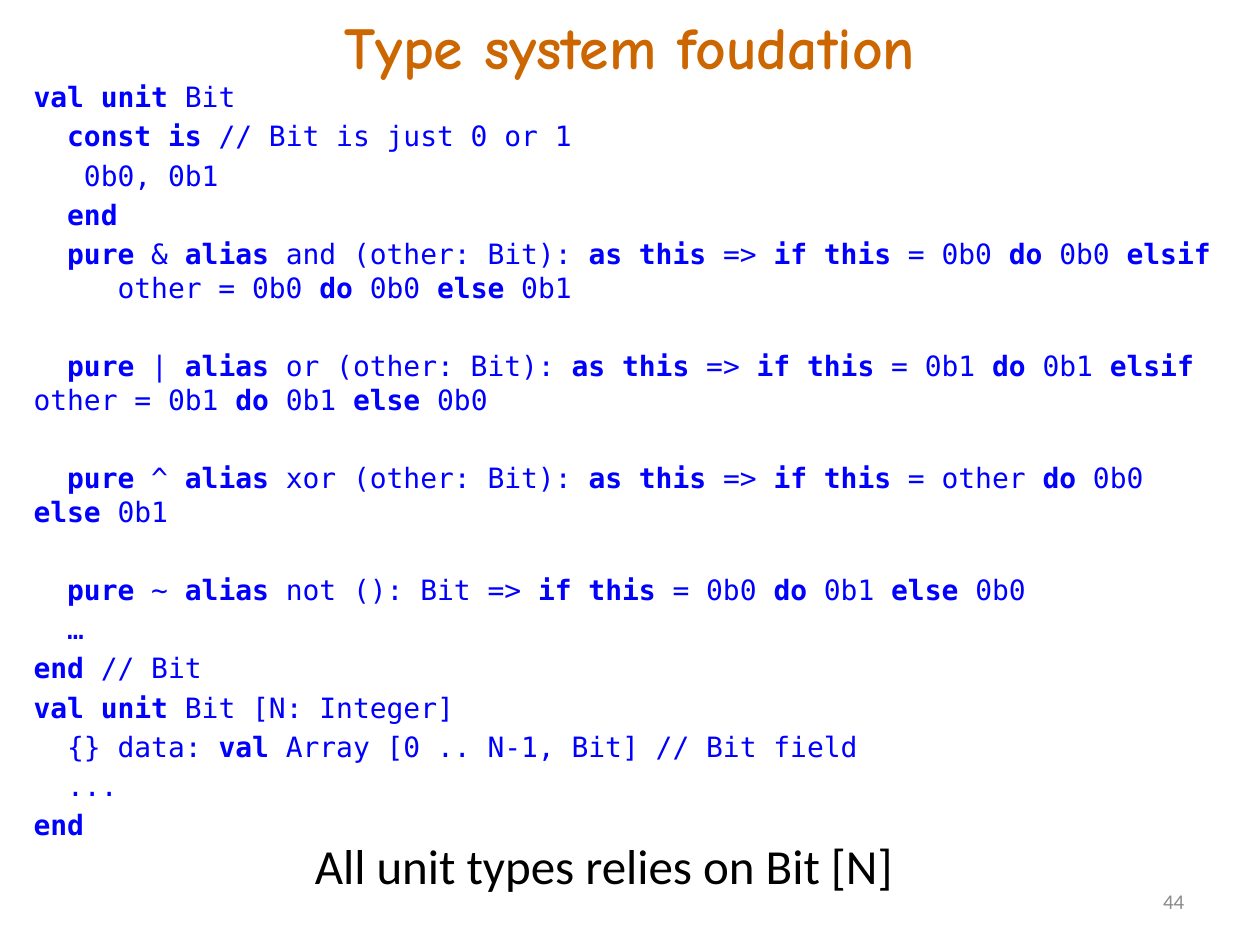
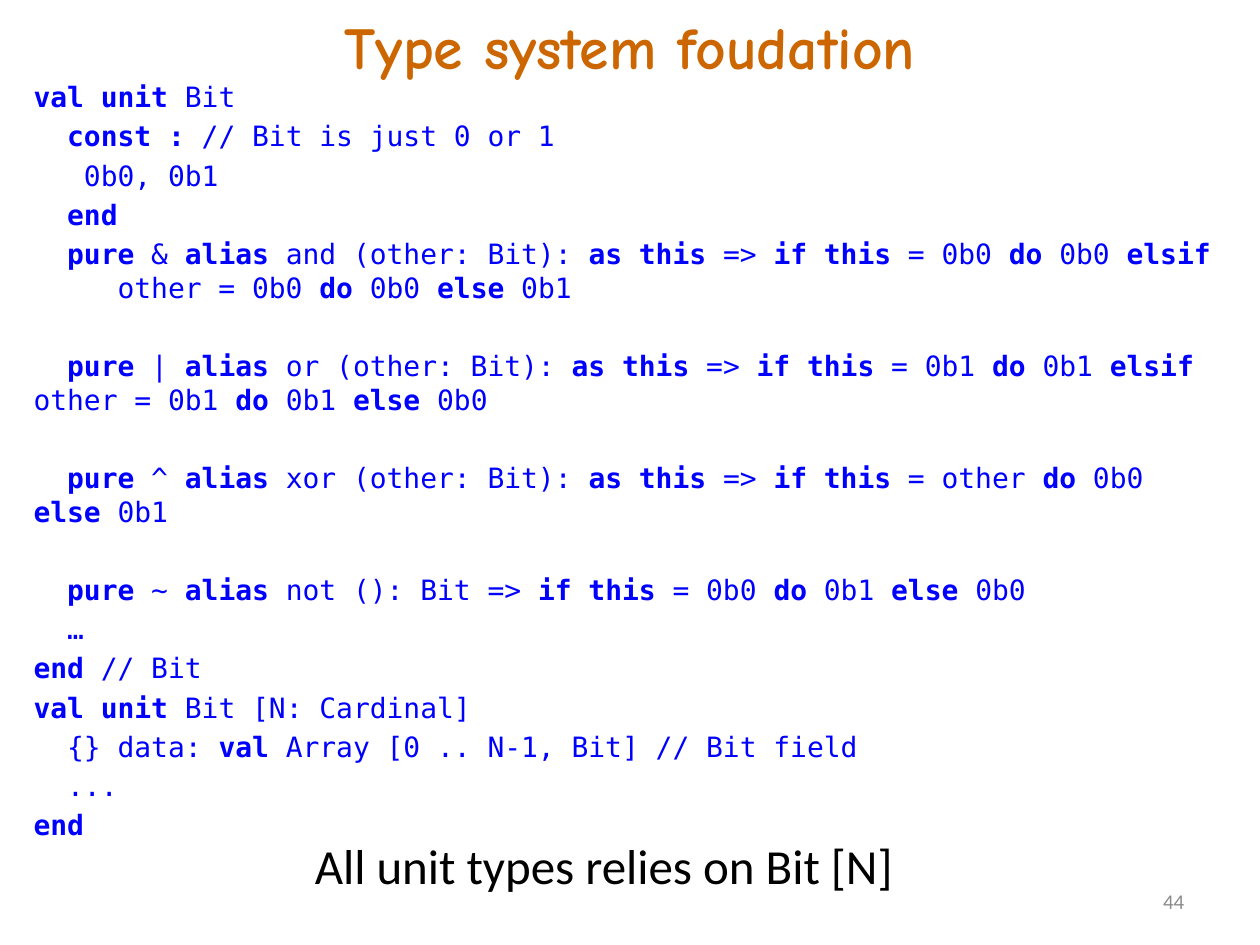
Before and after one commit to akanatov/SLang-, a slide deck: slide 44 of Docs/SLang E# 2022.pptx. Drawn at 1260x945 pixels with LibreOffice and Linux fonts; fonts in the diff are those of the drawing. Boxes give left, top, right and bottom in pixels: in the first picture for what was removed or moved away, otherwise in the second. Text is boxed around its words. In the diff, an @@ line names an element or a change of style, - is before the commit and + after.

Commit message:
names of entities are started with low-case char while unit names are started with upper case one. Scanner and parser updated but AST not yet. New example dining philosophers compiled. SLang specification updated and promo slides as well

```diff
--- a/Docs/SLang E# 2022.pptx
+++ b/Docs/SLang E# 2022.pptx
@@ text at [67, 124, 555, 152]: text changed @@
-const is // Bit is just 0 or 1
+const : // Bit is just 0 or 1
@@ text at [34, 695, 470, 722]: text changed @@
-val unit Bit [N: Integer]
+val unit Bit [N: Cardinal]
```
Also in this commit, not shown: 11 other slides changed, 7 other files.
